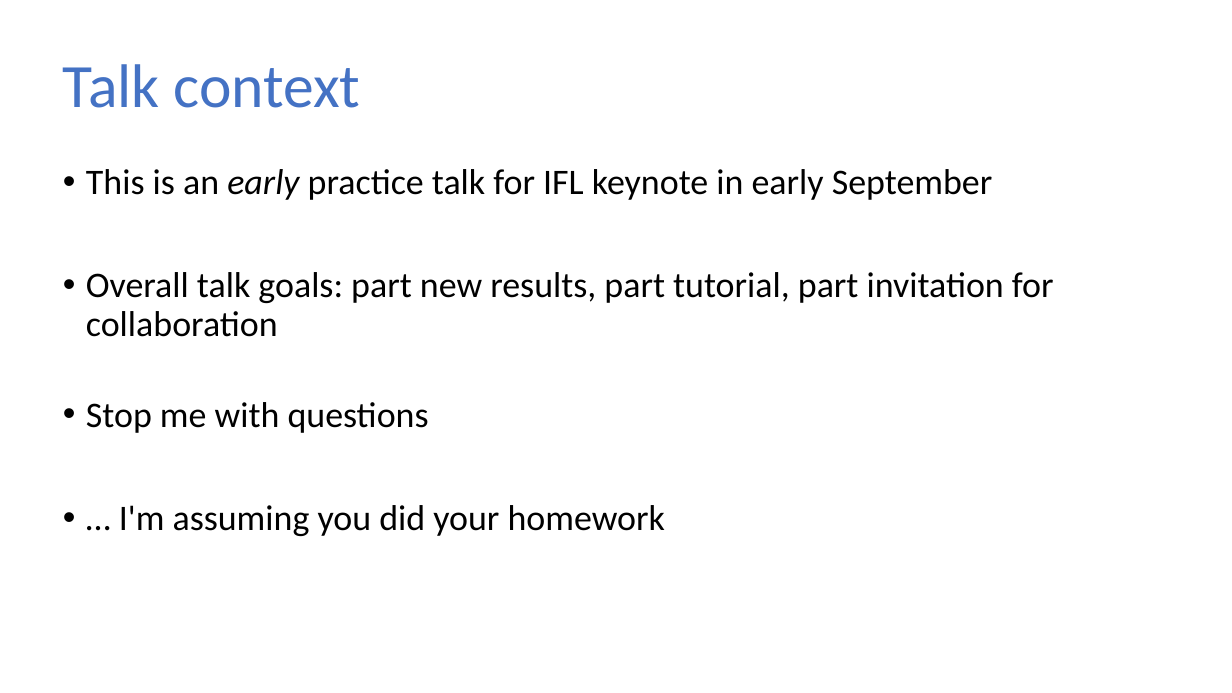
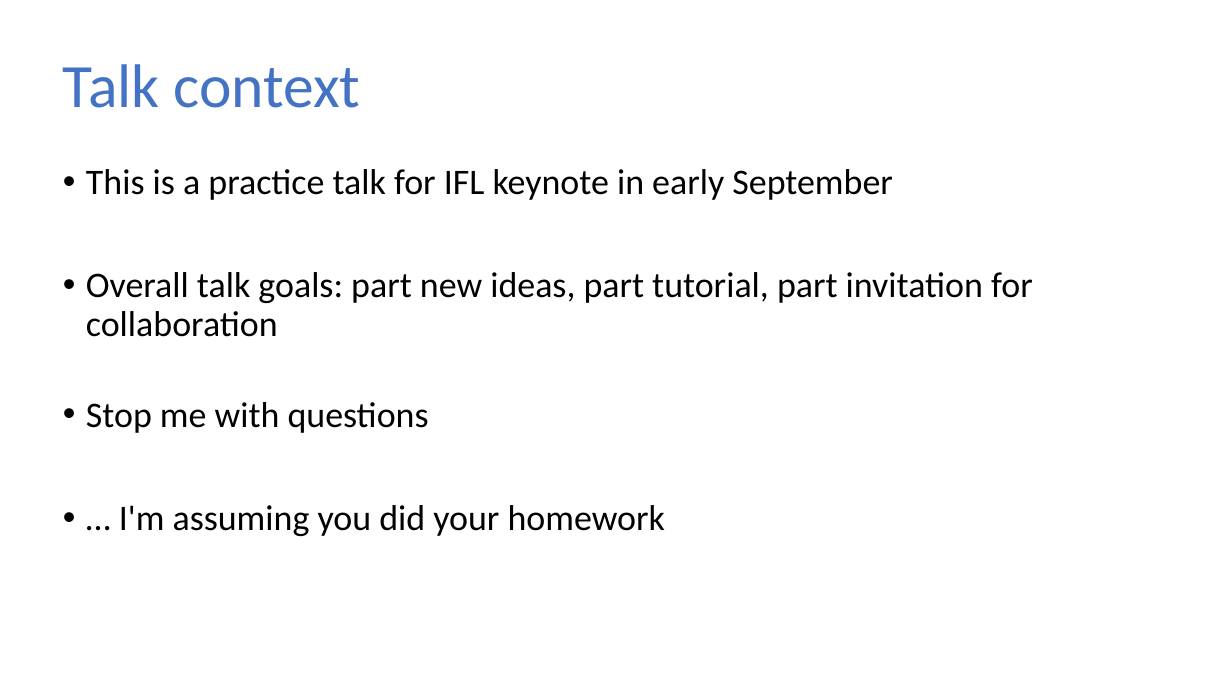
Before and after one commit to sweirich/lambda-n-ways, a slide deck: slide 1 of plclub-2021.pptx. Drawn at 1232x693 pixels with LibreOffice and Linux fonts; fonts in the diff are those of the drawing. Boxes give left, top, right and bottom in pixels: in the first picture for what was removed or moved away, otherwise in the second. Text is boxed around its words. In the diff, an @@ line names an element or a change of style, - is before the commit and + after.

```diff
--- a/plclub-2021.pptx
+++ b/plclub-2021.pptx
@@ text at bbox=[86, 169, 1033, 337]: text changed @@
-• This is an early practice talk for IFL keynote in early September
-• Overall talk goals: part new results, part tutorial, part invitation for collaboration
+• This is a practice talk for IFL keynote in early September
+• Overall talk goals: part new ideas, part tutorial, part invitation for collaboration
```
Also in this commit, not shown: 16 other slides changed, 3 slides added, 13 slides removed, 34 other files.
